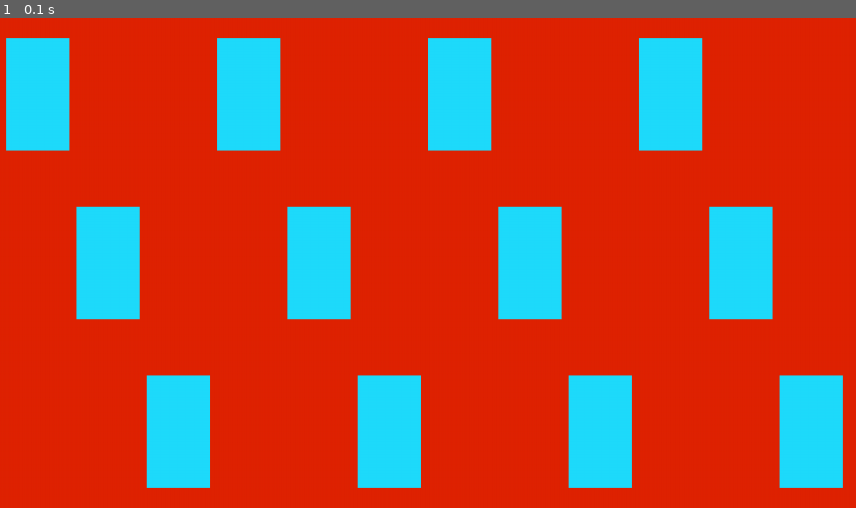
Above: before the commit, frame 1.
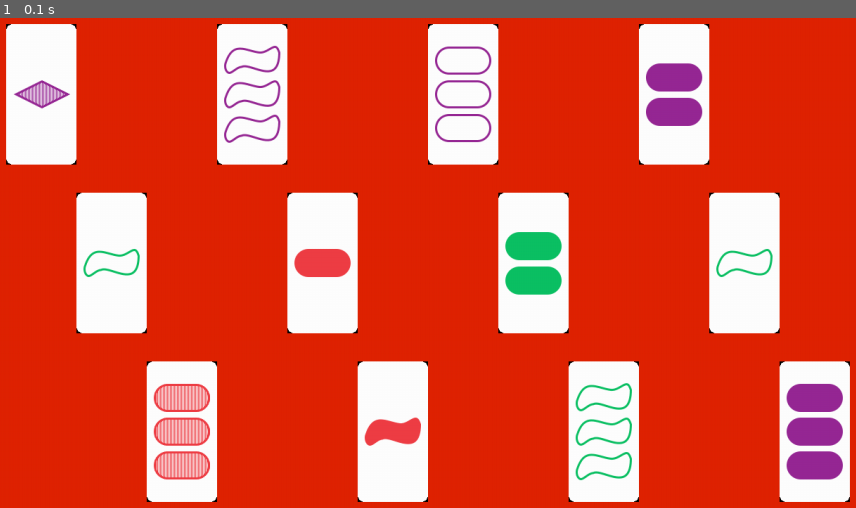
Above: after the commit, the same moment.

Repository: DeezRobotNuts/SET
Game: pygame game, started from SET+kaartclass.py
The game is run twice, just before and just after one commit, with the same random seed, the same clock (stepped at 60 frames per second) and the same inputs.
Inputs:
- Up to frame 1 (0.1 s): no input

The runs differ from the first frame. In frame 1, 29% of the frame differs, in the area x 0-100%, y 1-99%.

Commit message:
Add files via upload

Diff:
--- a/SET+kaartclass.py
+++ b/SET+kaartclass.py
@@ -119,7 +119,7 @@
     #       met de 3e t/m laatste -
     #   3e - en
     #       met de 4e t/m laatste -
-    #   ...
+    #   ...pygame.image.load('C:\\Users\\yunus\\Downloads\\kaarten\\kaarten\\greendiamondempty1.gif')
     #   1 na laatste - en
     #       met de laatste - t/m laatste -
     #2e kaart met de...
@@ -196,15 +196,22 @@
     #hier kunnen we de kaartafbeeldingen doen
         self.positie = positie
         self.kleur = kleur
-        self.vlak = pygame.Surface([90, 160])
-        self.plek = self.vlak.get_rect(left=(40 + 100*self.positie)
-                                       ,top = (40 + 240*(self.positie % 3)))
+
+        #totdat de plaatjes werken
+        #self.vlak = pygame.Surface([90, 160])
+        #self.vlak.fill(self.kleur)
+
+        self.kaart = altlijst[rndm(81)]
+
+        self.plaatje = pygame.image.load(altdict[self.kaart]).convert()
+        self.plaatje.set_colorkey((self.kleur), pygame.RLEACCEL)
+
+        self.plek = self.plaatje.get_rect(left=(40 + 100*self.positie)
+                                       ,top = (20 + 240*(self.positie % 3)))
         #een self.kaart die een van de kaarten pakt?
-        self.kaart = altlijst[rndm(81)]
-
-        self.vlak.fill(self.kleur)
-        #self.plaatje = pygame.image.load(altdict[self.kaart]).convert()
-        #self.plaatje.set_colorkey(("white"), pygame.RLEACCEL)
+
+
+
 
 grid = [Grid(i, (rd1, gr1, bl1)) for i in range(12)]
 
@@ -234,7 +241,7 @@
         pygame.draw.rect(scherm, (rd1, gr1, bl1), rechthoek)
     """
     for n in range(len(grid)):
-        scherm.blit(grid[n].vlak, grid[n].plek)
+        scherm.blit(grid[n].plaatje, grid[n].plek)
     #zonder deze line zie je niets
     pygame.display.flip()
 
Binary file added: greendiamondempty1.gif
Binary file added: greendiamondempty2.gif
Binary file added: greendiamondempty3.gif
Binary file added: greendiamondfilled1.gif
Binary file added: greendiamondfilled2.gif
Binary file added: greendiamondfilled3.gif
Binary file added: greendiamondshaded1.gif
Binary file added: greendiamondshaded2.gif
Binary file added: greendiamondshaded3.gif
Binary file added: greenovalempty1.gif
Binary file added: greenovalempty2.gif
Binary file added: greenovalempty3.gif
(and 69 more such lines)
